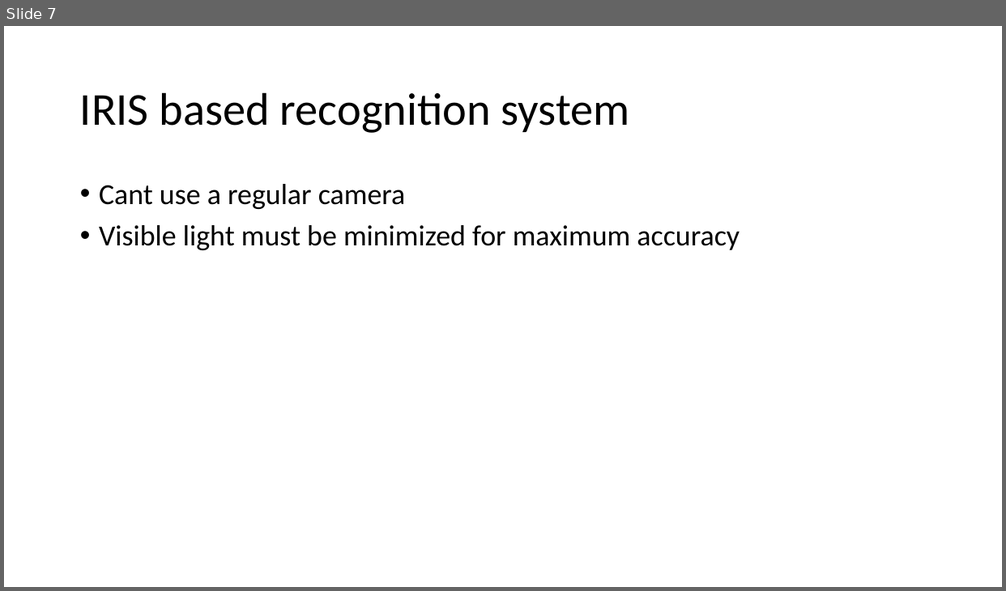
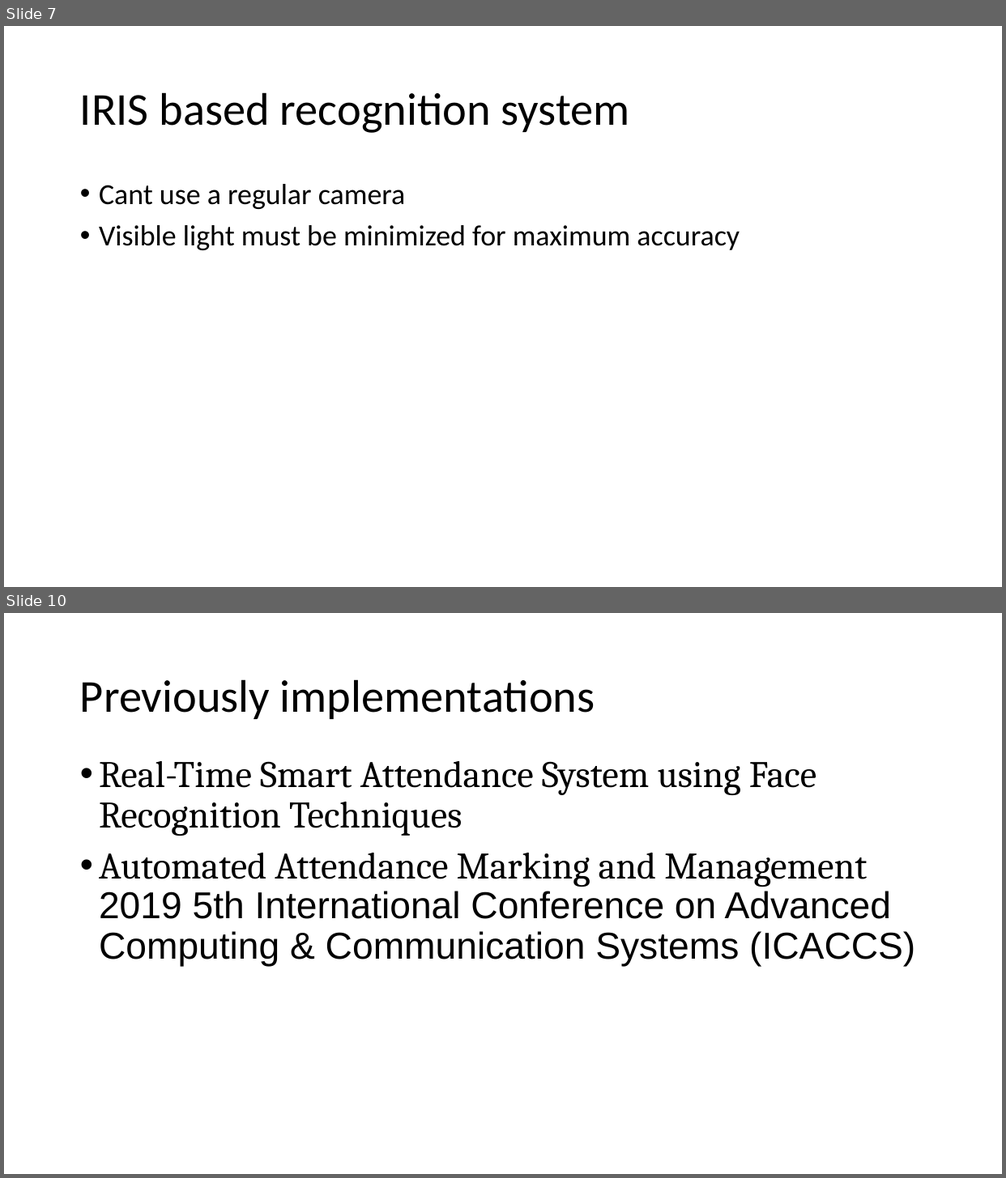
Before and after one commit to Chandru-crypted/Attendance_system_using_facial_recognition, a slide deck: Problem statement.pptx. Shown one above the other, each under a label of ours: slide 7 before the commit, slides 7 and 10 after it; the slides between them are not shown. The pictures are 1006x591 and 1006x1178 pixels, drawn with LibreOffice and Linux fonts; fonts in the diff are those of the drawing. Boxes give left, top, right and bottom in pixels: in the first picture for what was removed or moved away, otherwise in the second. Text is boxed around its words. In the diff, an @@ line names an element or a change of style, - is before the commit and + after.

```diff
--- a/Problem statement.pptx
+++ b/Problem statement.pptx
@@ slide 10 added at bbox=[4, 613, 1002, 1174], background #FFFFFF @@
@@ title added at bbox=[80, 679, 595, 719], 44 pt, text #000000 @@
+Previously implementations
@@ text added at bbox=[99, 761, 915, 967], 36 pt, text #000000 @@
+• Real-Time Smart Attendance System using Face Recognition Techniques
+• Automated Attendance Marking and Management 2019 5th International Conference on Advanced Computing & Communication Systems (ICACCS)
```
Also in this commit, not shown: 2 slides changed, 1 other slide added, 1 other file.
